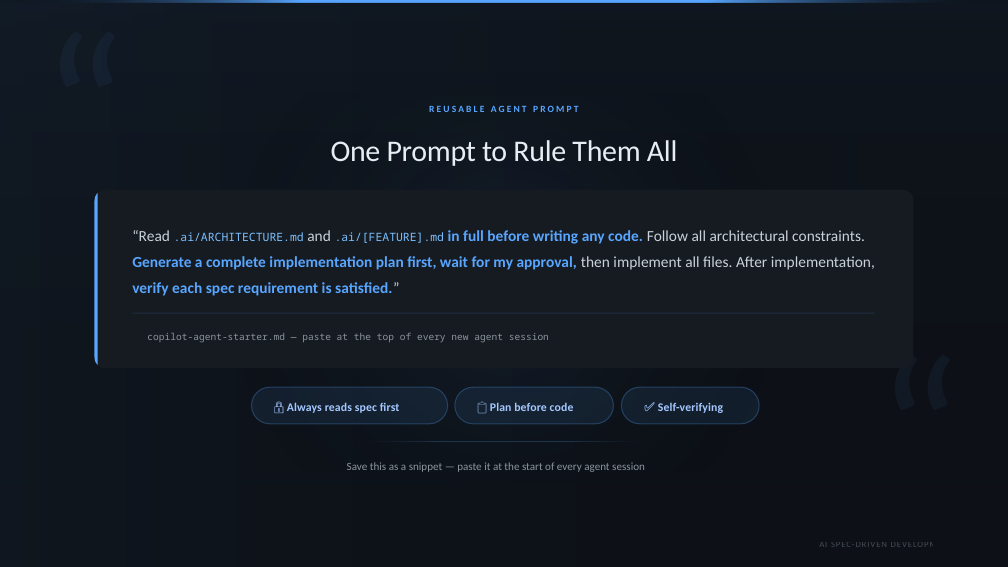
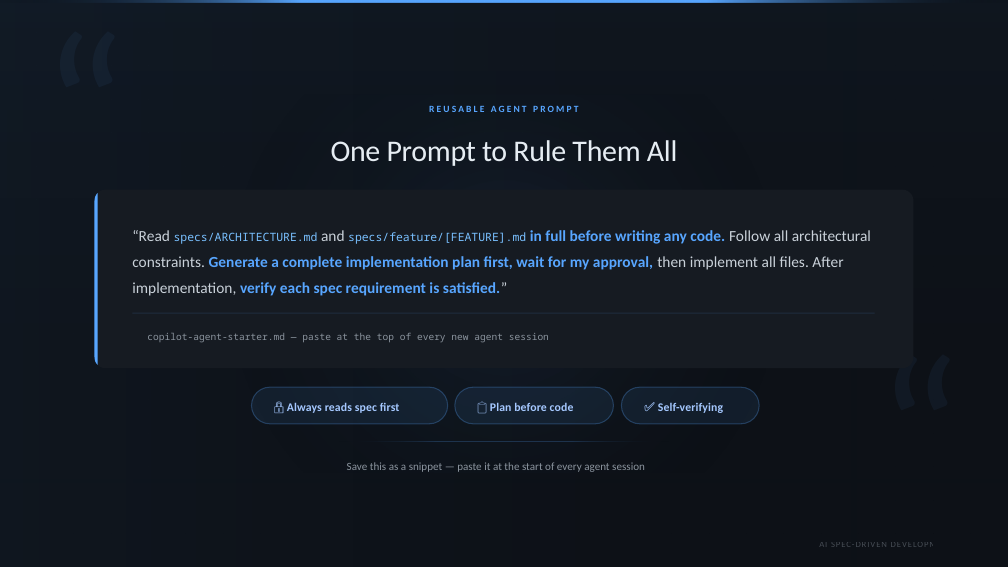
Before and after one commit to michaelchu28/ai-spec-driven-development, a slide deck: slide 9 of AI Spec-Driven Development — Edmonton .NET User Group.pptx. Drawn at 1008x567 pixels with LibreOffice and Linux fonts; fonts in the diff are those of the drawing; background and template pictures are left out. Boxes give left, top, right and bottom in pixels: in the first picture for what was removed or moved away, otherwise in the second. Text is boxed around its words. In the diff, an @@ line names an element or a change of style, - is before the commit and + after.

Commit message:
Update location of spec files

```diff
--- a/AI Spec-Driven Development — Edmonton .NET User Group.pptx
+++ b/AI Spec-Driven Development — Edmonton .NET User Group.pptx
@@ text at [132,230,871,296]: text changed; bold off @@
-“Read .ai/ARCHITECTURE.md and .ai/[FEATURE].md in full before writing any code. Follow all architectural constraints. Generate a complete implementation plan first, wait for my approval, then implement all files. After implementation, verify each spec requirement is satisfied.”
+“Read specs/ARCHITECTURE.md and specs/feature/[FEATURE].md in full before writing any code. Follow all architectural constraints. Generate a complete implementation plan first, wait for my approval, then implement all files. After implementation, verify each spec requirement is satisfied.”
```
Also in this commit, not shown: 7 other slides changed, 7 other files.
